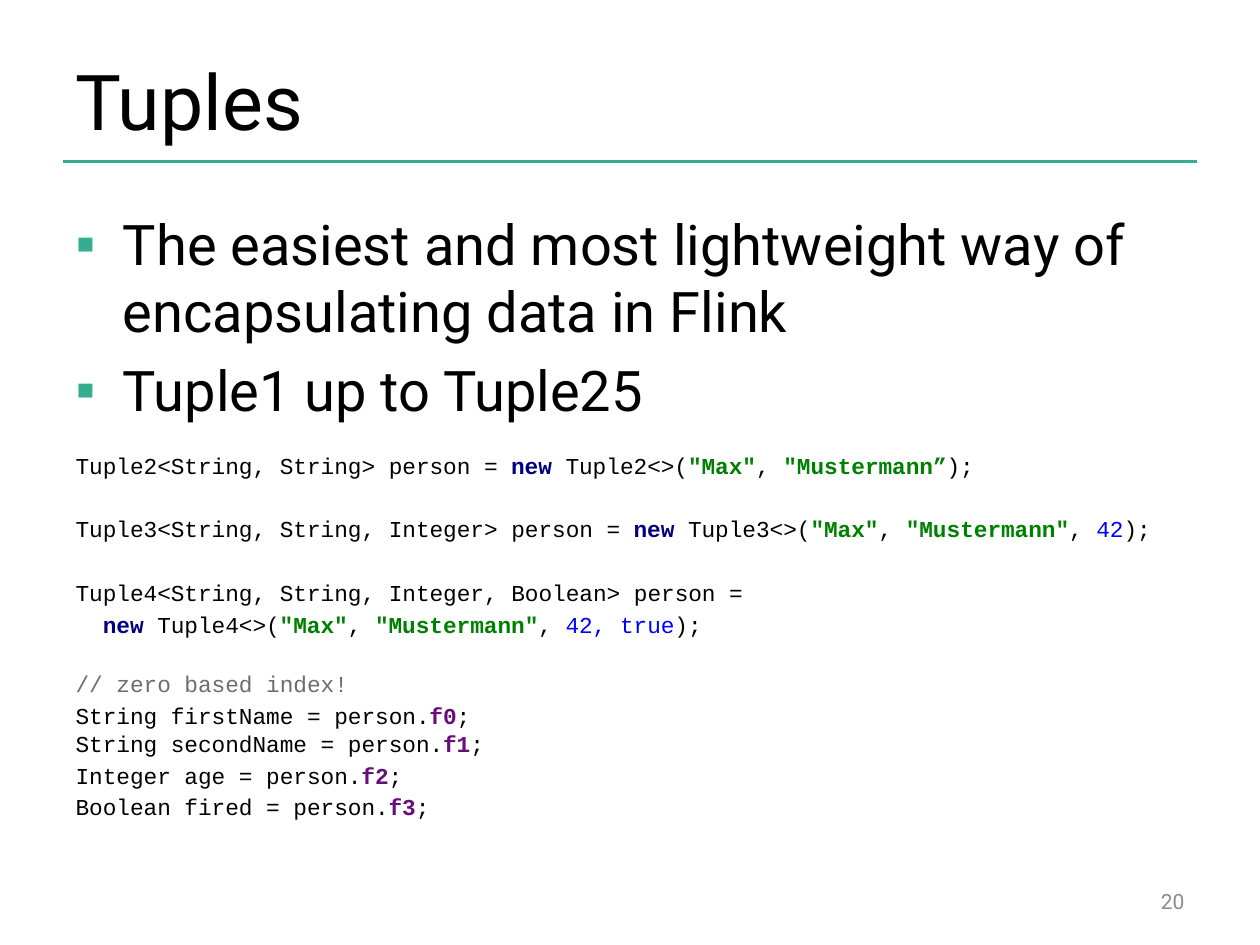
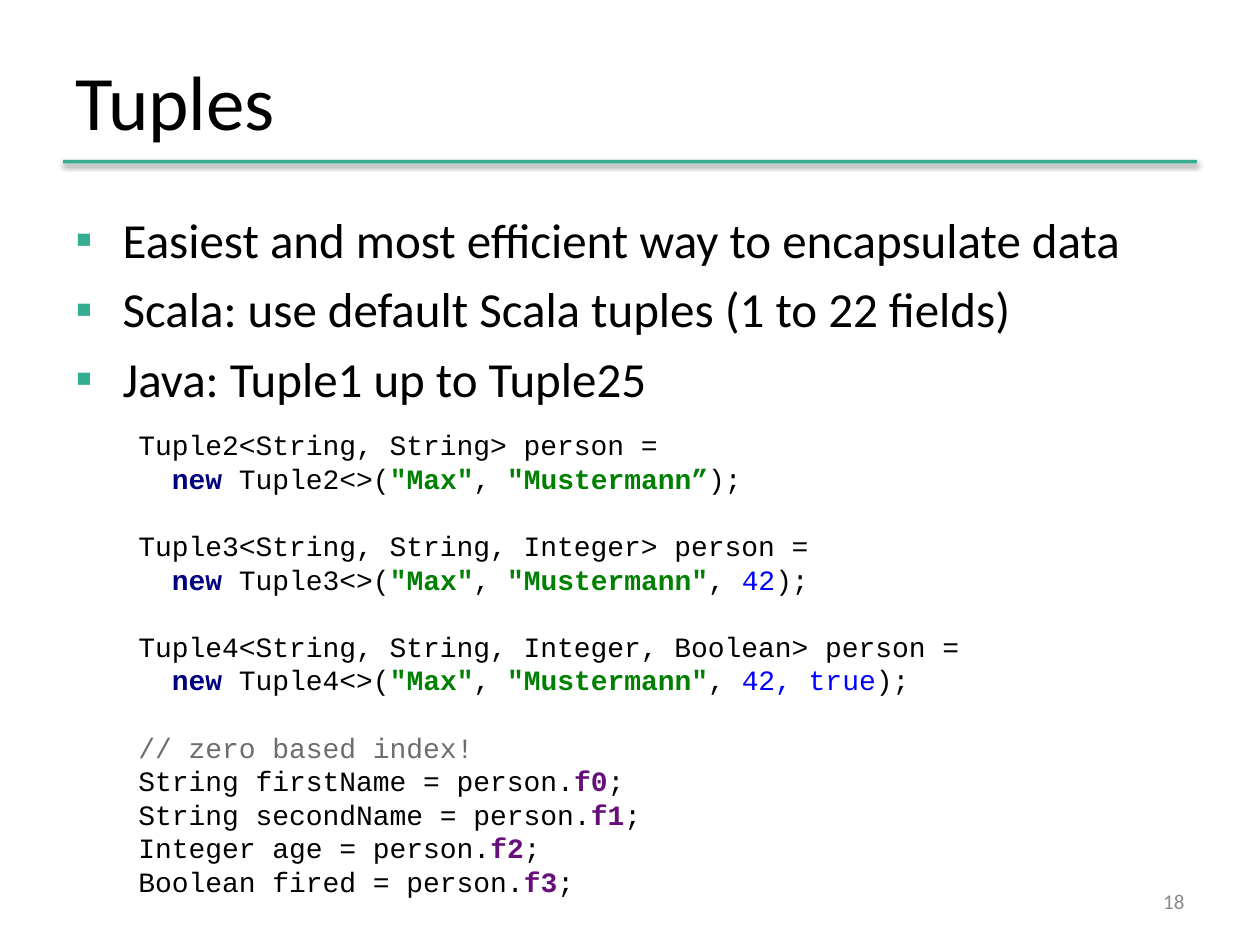
Before and after one commit to dataArtisans/flink-training-web, a slide deck: slide 18 of slides/flink_stream_basics.pptx (slide 20 before the commit). Drawn at 1260x945 pixels with LibreOffice and Linux fonts; fonts in the diff are those of the drawing; background and template pictures are left out. Boxes give left, top, right and bottom in pixels: in the first picture for what was removed or moved away, otherwise in the second. Text is boxed around its words. In the diff, an @@ line names an element or a change of style, - is before the commit and + after.

```diff
--- a/slides/flink_stream_basics.pptx
+++ b/slides/flink_stream_basics.pptx
@@ text "Tuples" at <box>75,76,275,143</box>: font Roboto to Calibri @@
@@ text at <box>123,224,1120,596</box>: text changed; size 13 to 16 pt @@
-▪ The easiest and most lightweight way of encapsulating data in Flink
-▪ Tuple1 up to Tuple25
-Tuple2<String, String> person = new Tuple2<>("Max", "Mustermann”);
-Tuple3<String, String, Integer> person = new Tuple3<>("Max", "Mustermann", 42);
+▪ Easiest and most efficient way to encapsulate data
+▪ Scala: use default Scala tuples (1 to 22 fields)
+▪ Java: Tuple1 up to Tuple25
+Tuple2<String, String> person =
+new Tuple2<>("Max", "Mustermann”);
+Tuple3<String, String, Integer> person =
+new Tuple3<>("Max", "Mustermann", 42);
@@ text at <box>138,637,926,898</box>: size 13 to 16 pt in "Tuple4<String, String, Integer, Boolean> person =", "new Tuple4<>("Max", "Mustermann", 42, true);", "// zero based index!", "String firstName = person.f0; String secondName = ..." and 2 more places; indent changed; less space between paragraphs @@
@@ page number at <box>1163,895,1184,909</box>: text changed; font Roboto to Calibri; text colour #8C8C8C to #8B8B8B @@
-20
+18
```
Also in this commit, not shown: 32 other slides changed, 12 slides added, 11 slides removed, 4 other files.
